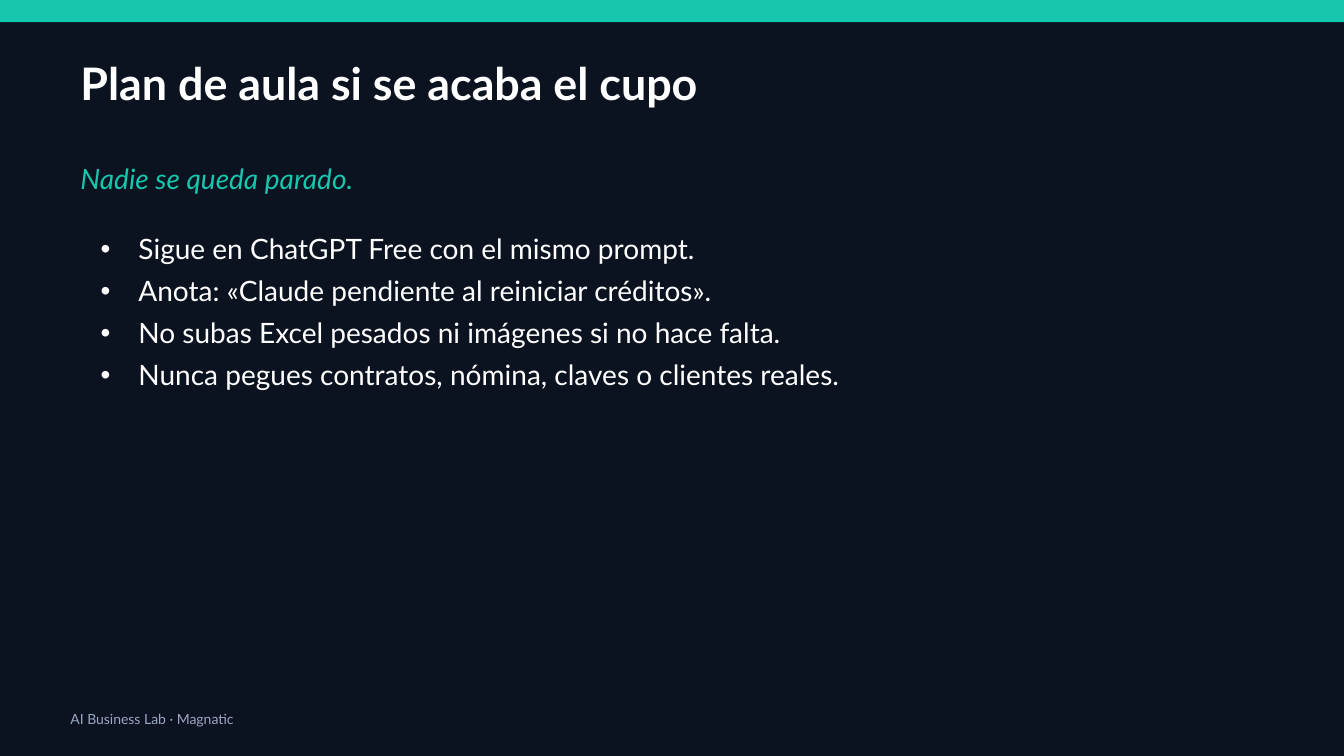
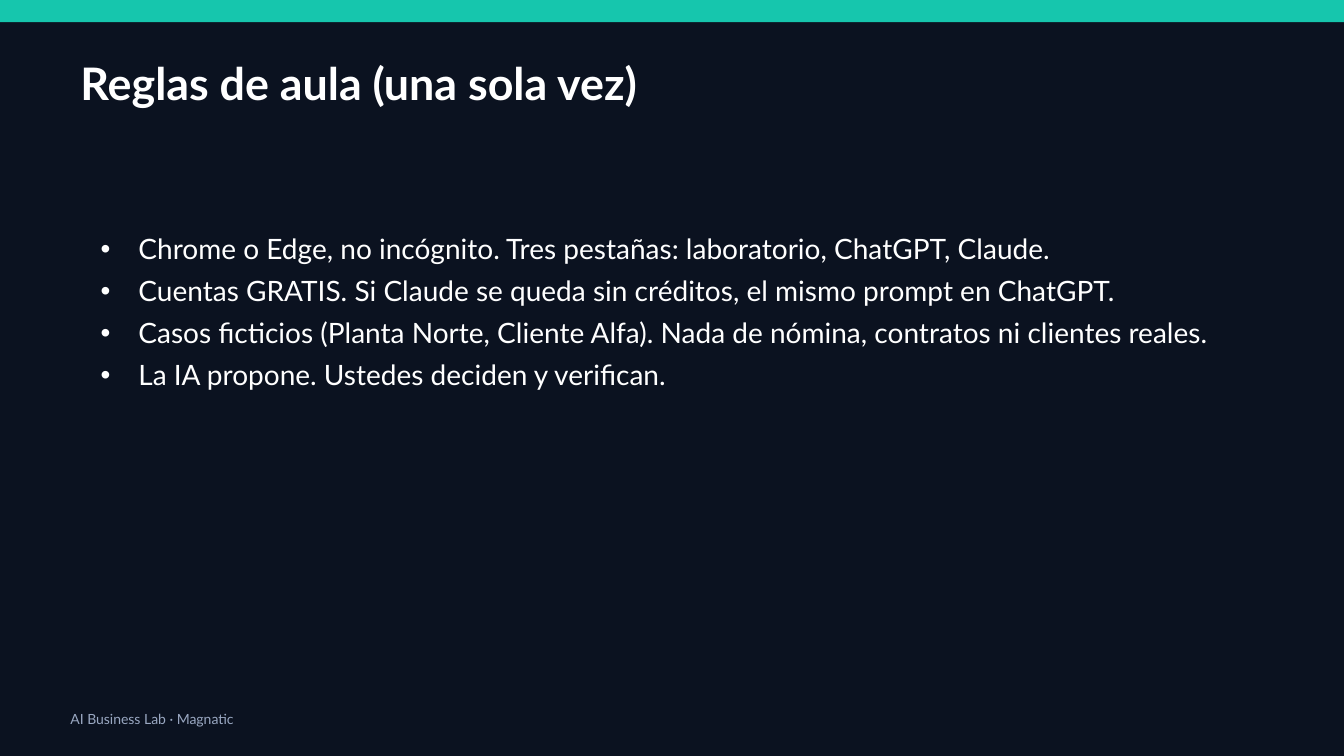
Before and after one commit to xander0408/CURSOS, a slide deck: slide 4 of AI-Business-Lab-Presentacion.pptx (slide 23 before the commit). Drawn at 1344x756 pixels with LibreOffice and Linux fonts; fonts in the diff are those of the drawing. Boxes give left, top, right and bottom in pixels: in the first picture for what was removed or moved away, otherwise in the second. Text is boxed around its words. In the diff, an @@ line names an element or a change of style, - is before the commit and + after.

```diff
--- a/AI-Business-Lab-Presentacion.pptx
+++ b/AI-Business-Lab-Presentacion.pptx
@@ text at box(80, 65, 637, 108): text changed @@
-Plan de aula si se acaba el cupo
+Reglas de aula (una sola vez)
@@ text removed at box(80, 168, 353, 194) @@
-Nadie se queda parado.
@@ text at box(138, 238, 1208, 390): text changed @@
-• Sigue en ChatGPT Free con el mismo prompt.
-• Anota: «Claude pendiente al reiniciar créditos».
-• No subas Excel pesados ni imágenes si no hace falta.
-• Nunca pegues contratos, nómina, claves o clientes reales.
+• Chrome o Edge, no incógnito. Tres pestañas: laboratorio, ChatGPT, Claude.
+• Cuentas GRATIS. Si Claude se queda sin créditos, el mismo prompt en ChatGPT.
+• Casos ficticios (Planta Norte, Cliente Alfa). Nada de nómina, contratos ni clientes reales.
+• La IA propone. Ustedes deciden y verifican.
```
Also in this commit, not shown: 28 other slides changed, 1 slide added, 42 slides removed, 1 other file.
